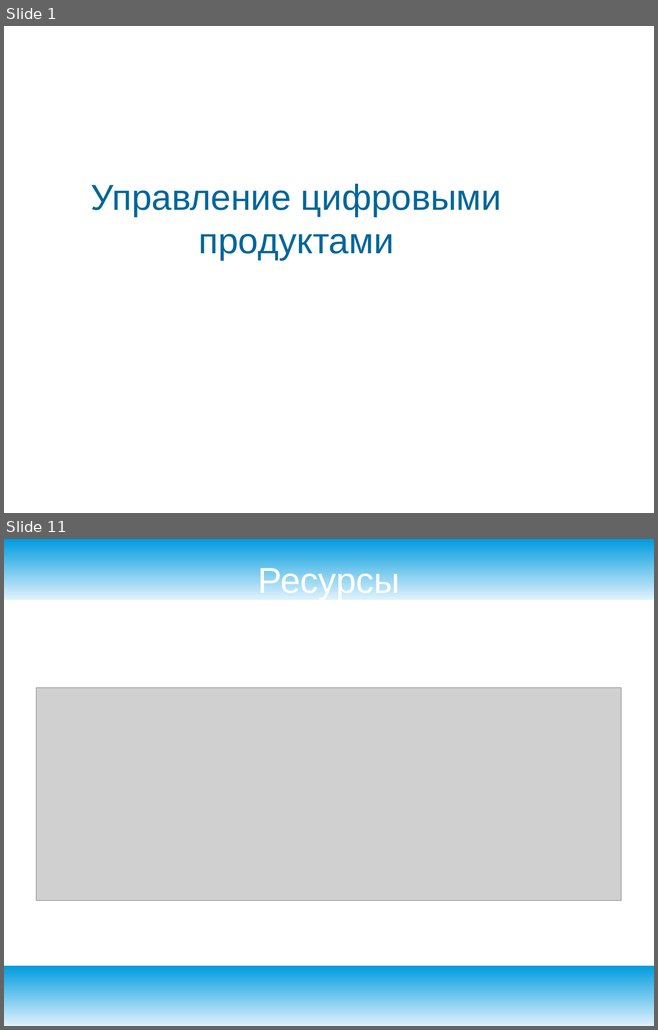
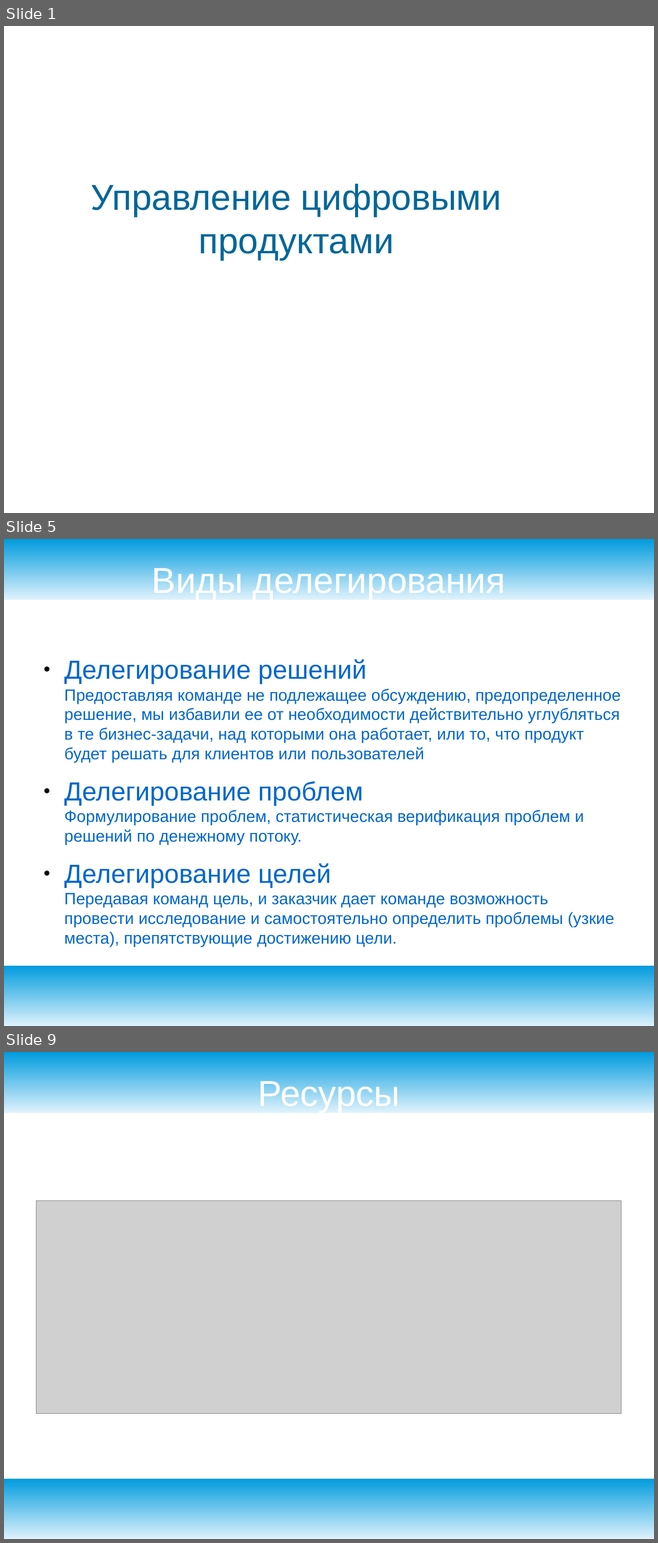
Before and after one commit to ilb/devmethodology, a slide deck: docs/presentation/productmanagement.odp. Shown one above the other, each under a label of ours: slides 1 and 11 before the commit, slides 1, 5 and 9 after it; the slides between them are not shown. The pictures are 658x1030 and 658x1543 pixels, drawn with LibreOffice and Linux fonts; fonts in the diff are those of the drawing; grey boxes stand for pictures; background and template pictures are left out. Boxes give left, top, right and bottom in pixels: in the first picture for what was removed or moved away, otherwise in the second. Text is boxed around its words. In the diff, an @@ line names an element or a change of style, - is before the commit and + after.

```diff
--- a/docs/presentation/productmanagement.odp
+++ b/docs/presentation/productmanagement.odp
@@ slide 5 added at (4, 539, 654, 1026), background #FFFFFF; not listed: 2 template elements that a slide beside it also shows @@
@@ title added at (152, 565, 505, 600), 44 pt, text #FFFFFF @@
+Виды делегирования
@@ text added at (64, 659, 620, 928), 20 pt, text #0066CC @@
+● Делегирование решений
+  Предоставляя команде не подлежащее обсуждению, предопределенное решение, мы избавили ее от необходимости действительно углубляться в те бизнес-задачи, над которыми она работает, или то, что продукт будет решать для клиентов или пользователей
+● Делегирование проблем
+  Формулирование проблем, статистическая верификация проблем и решений по денежному потоку.
+● Делегирование целей
+  Передавая команд цель, и заказчик дает команде возможность провести исследование и самостоятельно определить проблемы (узкие места), препятствующие достижению цели.
@@ what was slide 11 is now slide 9 @@
```
Also in this commit, not shown: 2 slides changed, 4 other slides added, 7 slides removed.
